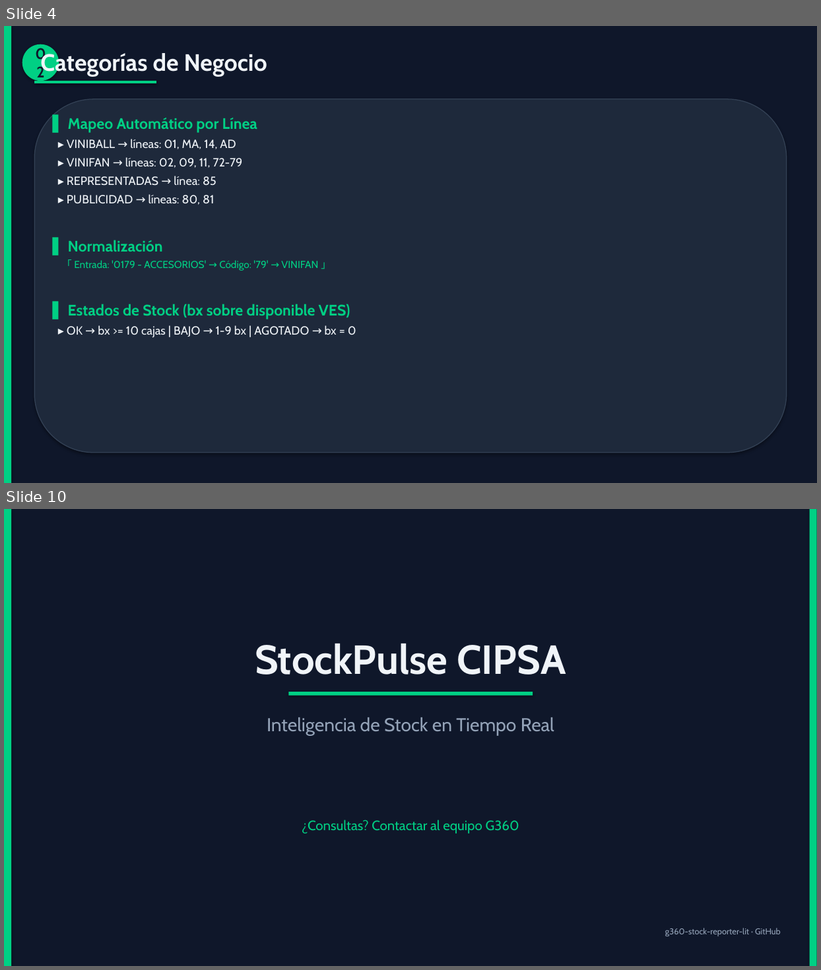
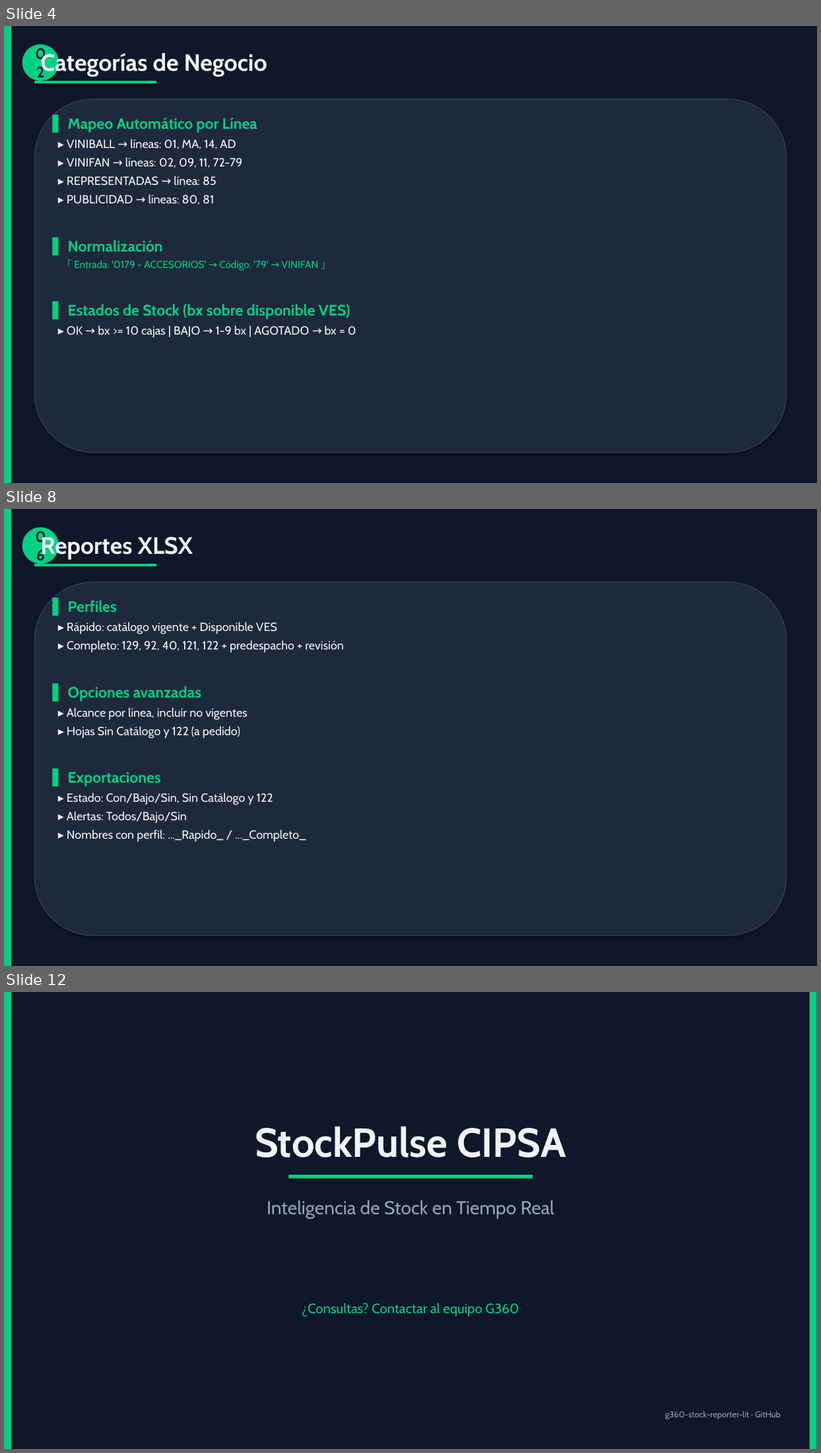
Before and after one commit to carloscus/g360-stock-reporter, a slide deck: scripts/StockPulse_Manual_Tecnico.pptx. Shown one above the other, each under a label of ours: slides 4 and 10 before the commit, slides 4, 8 and 12 after it; the slides between them are not shown. The pictures are 821x970 and 821x1453 pixels, drawn with LibreOffice and Linux fonts; fonts in the diff are those of the drawing. Boxes give left, top, right and bottom in pixels: in the first picture for what was removed or moved away, otherwise in the second. Text is boxed around its words. In the diff, an @@ line names an element or a change of style, - is before the commit and + after.

Commit message:
docs: actualizar manual tecnico (12 slides) al estado actual
- Estado y Alertas como modulos separados; arbol 3 niveles y worklist
- Busqueda avanzada multi-select y compartir SKU/VES con respaldo
- Jerarquia completa VES/129/40/121/92/122 y perfiles XLSX
- Acceso local simulado y CI/CD con tests (Node 22, Actions + artifact)

```diff
--- a/scripts/StockPulse_Manual_Tecnico.pptx
+++ b/scripts/StockPulse_Manual_Tecnico.pptx
@@ slide 8 added at (x1=4, y1=509, x2=817, y2=966), background #FFFFFF @@
@@ rectangle added at (x1=4, y1=509, x2=817, y2=966), fill #0F172A @@
@@ rectangle added at (x1=4, y1=509, x2=11, y2=966), fill #00D084 @@
@@ ellipse added at (x1=22, y1=527, x2=59, y2=564), fill #00D084, 18 pt, text #0F172A, bold @@
+06
@@ text added at (x1=40, y1=533, x2=193, y2=559), 28 pt, text #F0F4F8, bold @@
+Reportes XLSX
@@ rectangle added at (x1=34, y1=564, x2=156, y2=566), fill #00D084 @@
@@ rounded rectangle added at (x1=34, y1=582, x2=787, y2=936), fill #1E293B, outline #334155 1 pt @@
@@ text added at (x1=67, y1=600, x2=344, y2=842), 14 pt, text #F0F4F8 @@
+▌ Perfiles
+▸ Rápido: catálogo vigente + Disponible VES
+▸ Completo: 129, 92, 40, 121, 122 + predespacho + revisión
+▌ Opciones avanzadas
+▸ Alcance por línea, incluir no vigentes
+▸ Hojas Sin Catálogo y 122 (a pedido)
+▌ Exportaciones
+▸ Estado: Con/Bajo/Sin, Sin Catálogo y 122
+▸ Alertas: Todos/Bajo/Sin
+▸ Nombres con perfil: ..._Rapido_ / ..._Completo_
@@ what was slide 10 is now slide 12 @@
```
Also in this commit, not shown: 4 slides changed, 3 other slides added, 2 slides removed, 1 other file.
